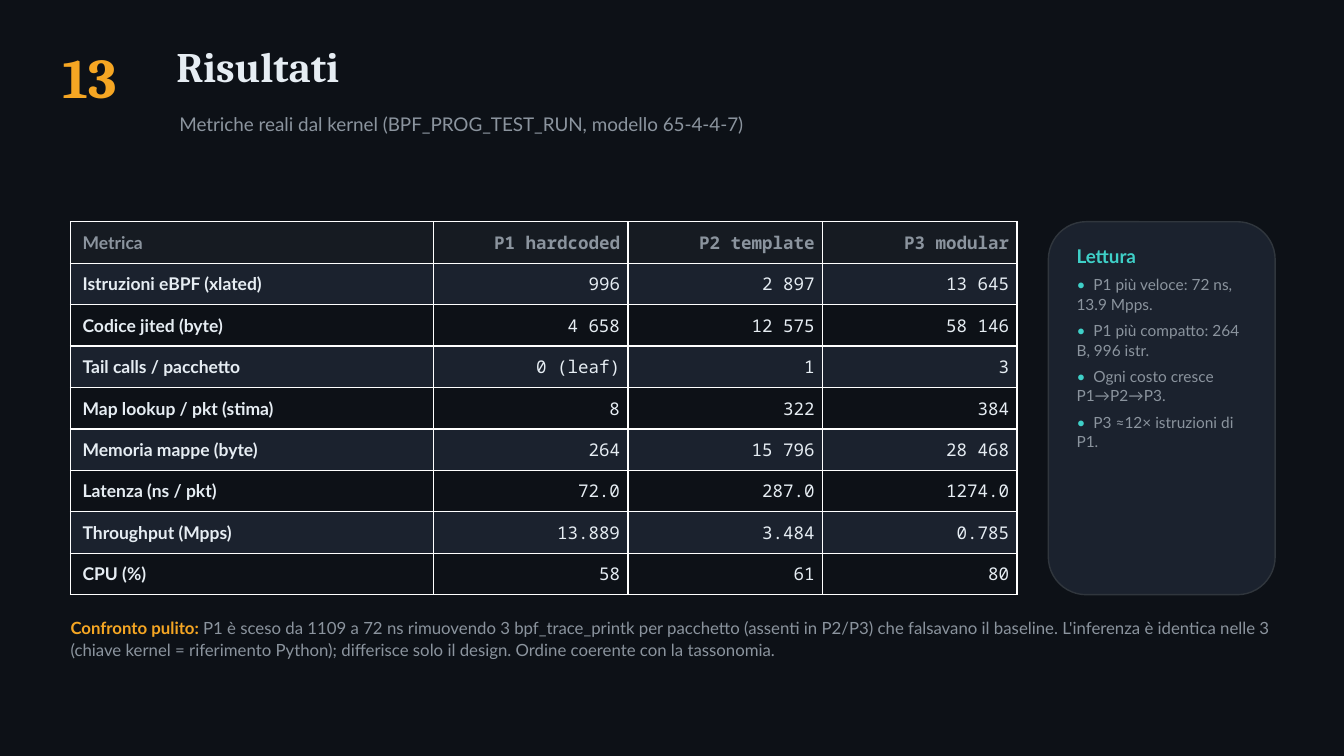
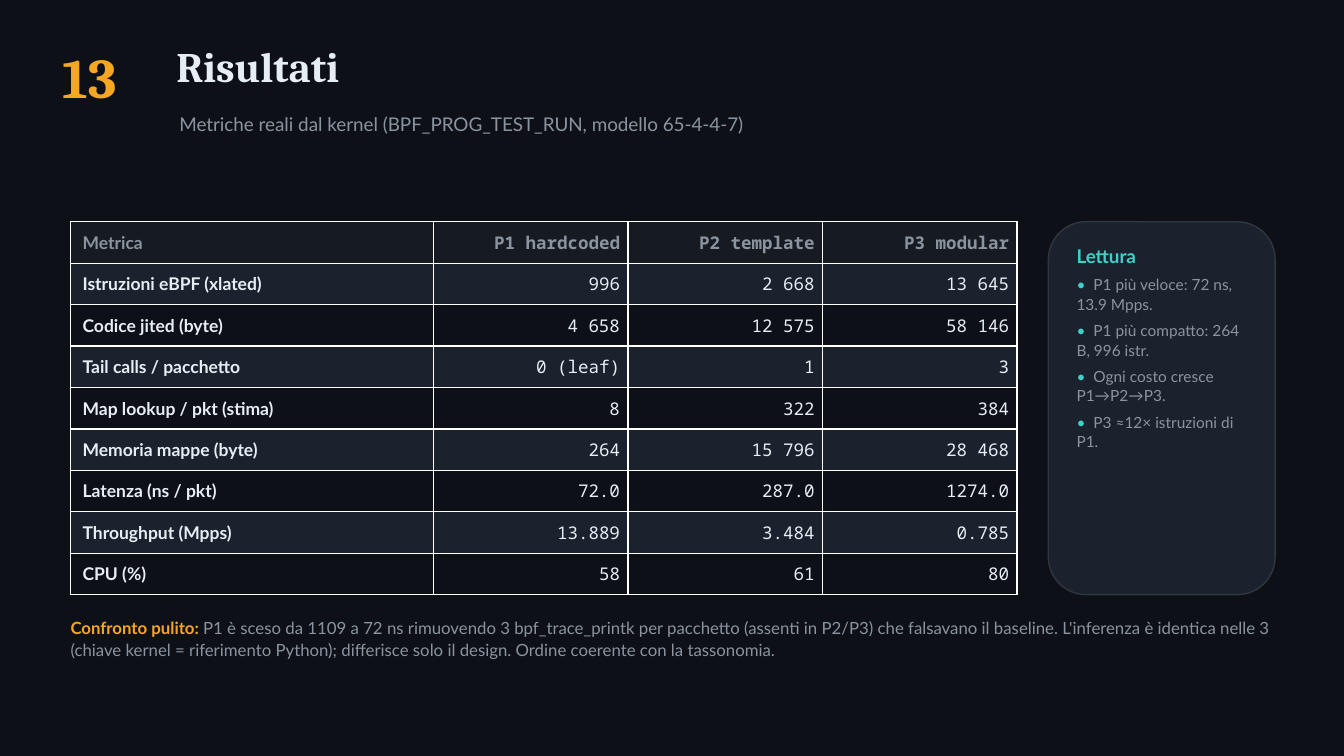
Before and after one commit to ettore-cantile/ipa_lab, a slide deck: slide 14 of docs/IPA_eBPF_pipelines.pptx. Drawn at 1344x756 pixels with LibreOffice and Linux fonts; fonts in the diff are those of the drawing. Boxes give left, top, right and bottom in pixels: in the first picture for what was removed or moved away, otherwise in the second. Text is boxed around its words. In the diff, an @@ line names an element or a change of style, - is before the commit and + after.

```diff
--- a/docs/IPA_eBPF_pipelines.pptx
+++ b/docs/IPA_eBPF_pipelines.pptx
@@ table at (x1=71, y1=222, x2=1017, y2=595) @@
-row 2, column 3: 2 897
+row 2, column 3: 2 668
```
Also in this commit, not shown: 2 other files.
